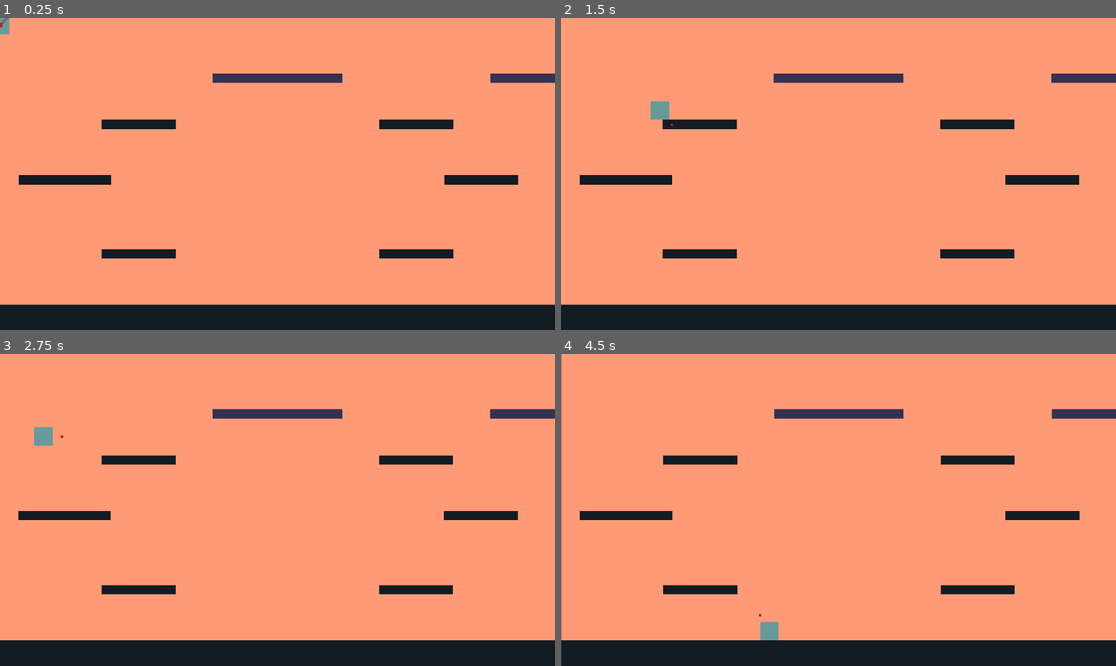
Above: before the commit, frames 1-4 (two rows, left to right).
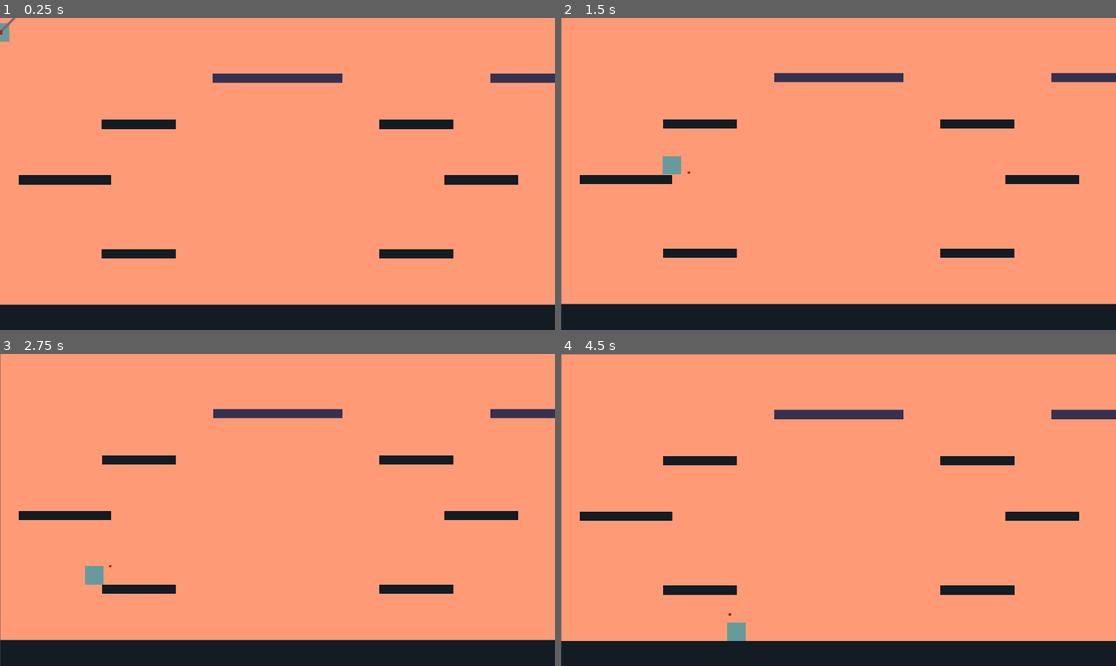
Above: after the commit, the same moments.

Repository: mightyminebuster/Github-GameOff-2020
Game: Godot game, scene res://Rooms/Demo.tscn
Same seed, same stepped clock (60 frames per second), same inputs: the game is played once before the commit and once after it.
Inputs (mouse positions are in pixels of both pictures, inside the frame that each line leads up to):
- Up to frame 1 (0.25 s): no input
- Up to frame 2 (1.5 s): move the mouse to (960, 158) at 0.52 s; hold D (move_right) from 0.53 s (still down); click (960, 158) at 0.6 s; tap Space (jump) at 0.77 s; move the mouse to (727, 189) at 1.27 s; tap Shift (dash) at 1.35 s
- Up to frame 3 (2.75 s): tap Space (jump) at 1.52 s; click (166, 525) at 1.55 s; move the mouse to (333, 441) at 2.02 s; release D (move_right) at 2.03 s; hold A (move_left) from 2.03 s (still down); click (333, 441) at 2.1 s
- Up to frame 4 (4.5 s): move the mouse to (810, 572) at 2.77 s; release A (move_left) at 2.78 s; hold D (move_right) 2.78-4.28 s; click (810, 572) at 2.85 s; tap Space (jump) at 3.02, 3.77 s; move the mouse to (1005, 556) at 3.52 s; tap Shift (dash) at 3.6 s; click (1005, 556) at 3.8 s; move the mouse to (672, 463) at 4.27 s; hold A (move_left) from 4.28 s (still down); click (672, 463) at 4.35 s

The runs differ from the first frame. In frame 1, 0.1% of the frame differs, in the area x 0-3%, y 0-8%; in frame 2, 1.5%; in frame 3, 1.1%; in frame 4, 1.6%, in the area x 0-100%, y 0-92%.

Commit message:
fixed bug with grapple hook missing
the bug had something to do with the raycast being relative to the player, and tip_target needing to be the global position

Diff:
--- a/SourceCode/Objects/Player/GrappleHook.gd
+++ b/SourceCode/Objects/Player/GrappleHook.gd
@@ -31,7 +31,9 @@
 			tip_target = $RayCast2D.get_collision_point()
 			return $RayCast2D.get_collision_point()
 	else:
-		tip_target = $RayCast2D.cast_to
+		tip_target = $RayCast2D.cast_to + global_position
+
+		print(tip_target, "  ", $RayCast2D.cast_to)
 	return null
 
 func release() -> void:
@@ -43,6 +45,8 @@
 	get_parent().find_node("GrappleLine").visible = false
 
 func _physics_process(_delta : float):
+
+
 	if is_shooting:
 		tip.x = move_toward(tip.x, tip_target.x, speed)
 		tip.y = move_toward(tip.y, tip_target.y, speed)
--- a/SourceCode/Objects/Player/Player.gd
+++ b/SourceCode/Objects/Player/Player.gd
@@ -29,7 +29,7 @@
 const decceleration: int = 100
 
 #Aerial Movement
-const gravity: int = 1700 / 2
+const gravity: int = 1700
 const air_friction: int = 51
 const gravity_exemption_states: Array = ["die", "dash"]
 const terminal_velocity: int = 1000
